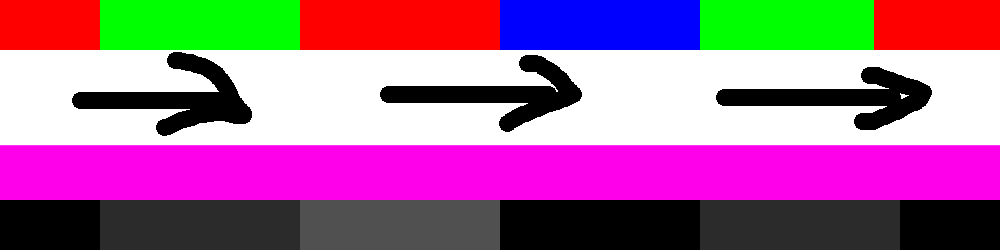
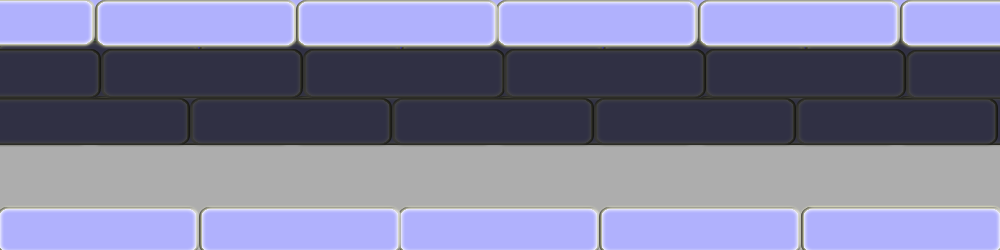
The second w=1000, h=250 image is a revision of the first. Changes to its layers:
added layer "Shape 6 copy 45" above "Shape 6 copy 44" over [503, 47, 707, 100]
added layer "Shape 6 copy 43" above "Shape 6 copy 42" over [100, 47, 304, 100]
added layer "Shape 6 copy 42" above "Shape 6 copy 41" over [302, 47, 506, 100]
added layer "Shape 6 copy 41" above "Shape 6 copy 40" over [703, 47, 907, 100]
added layer "Shape 6 copy 39" above "Shape 6 copy 38" over [391, 96, 595, 147]
added layer "Shape 6 copy 37" above "Shape 6 copy 36" over [189, 96, 393, 147]
added layer "Shape 6 copy 36" above "Shape 6 copy 35" over [593, 96, 797, 147]
added layer "Shape 6 copy 35" above "Shape 6 copy 27" over [795, 96, 999, 147]
added layer "Shape 6 copy 27" above "Shape 6 copy 28" over [291, 94, 495, 147]
added layer "Shape 6 copy 26" above "Shape 6 copy 25" over [695, 94, 899, 147]
added layer "Shape 6 copy 25" above "Shape 6 copy 24" over [493, 94, 697, 147]
added layer "Shape 6 copy 24" above "Shape 6 copy 23" over [89, 94, 293, 147]
added layer "Shape 6 copy 47" above "Shape 6 copy 20" over [398, 57, 602, 108]
added layer "Shape 6 copy 20" above "Shape 6 copy 50" over [400, 39, 604, 90]
added layer "Shape 6 copy 50" above "Shape 6 copy 22" over [795, 63, 999, 114]
added layer "Shape 6 copy 46" above "Shape 6 copy 21" over [593, 57, 797, 108]
added layer "Shape 6 copy 21" above "Shape 6 copy 48" over [602, 39, 806, 90]
added layer "Shape 6 copy 48" above "Shape 6 copy 19" over [196, 57, 400, 108]
added layer "Shape 5" above "Shape 3" over [0, 121, 1000, 250]
added layer "Shape 3" above "Shape 2 copy 11" over [0, 0, 1000, 250]
added layer "Shape 4 copy" above "Shape 4" over [0, 0, 1000, 51]
added layer "Shape 4" above "Old" over [0, 200, 1000, 250]
moved "Shape 1" into group "Old" over [0, 145, 1000, 202]
moved "Layer 0" into group "Old" over [0, 0, 1000, 250]
…and 50 more changes (38 added, 12 stack)
